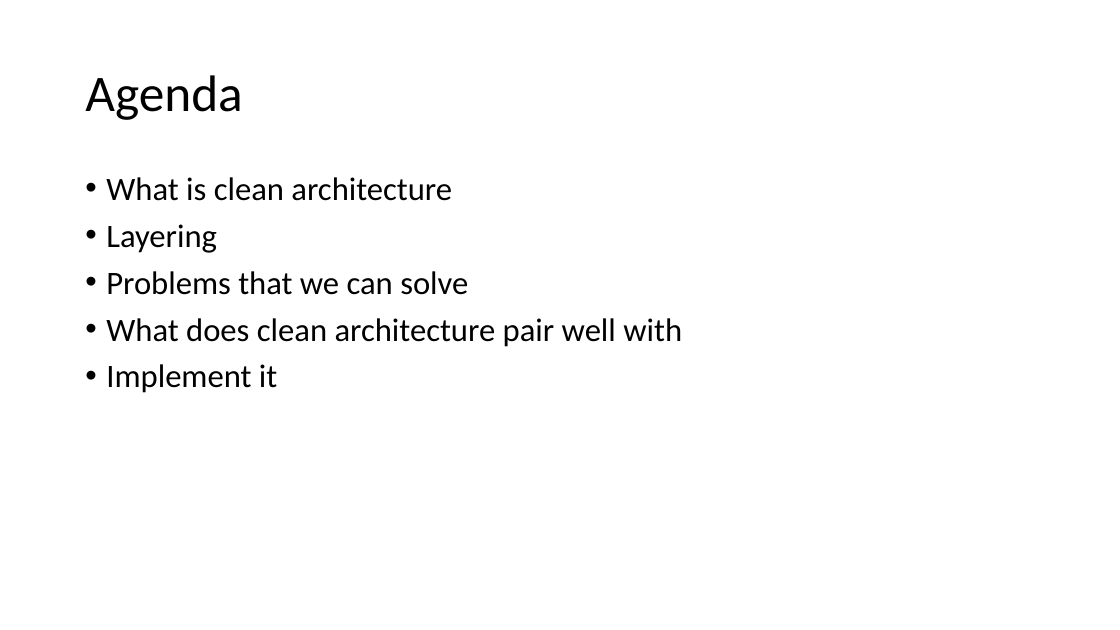
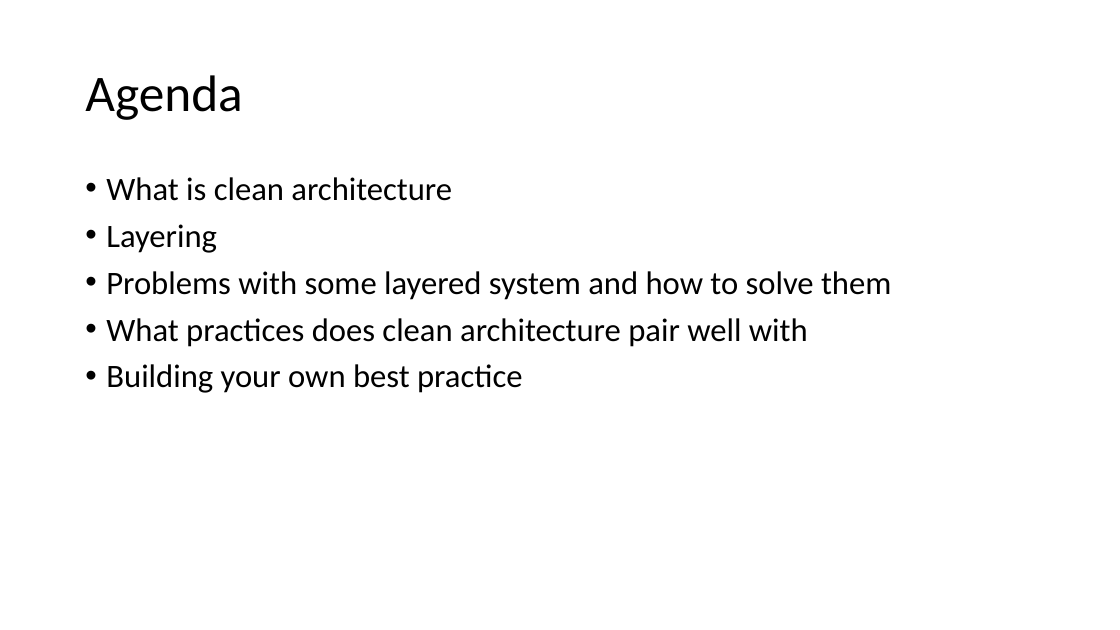
Before and after one commit to feanz/Presentations, a slide deck: slide 2 of Clean Architecture/Clean Architecture.pptx. Drawn at 1120x630 pixels with LibreOffice and Linux fonts; fonts in the diff are those of the drawing. Boxes give left, top, right and bottom in pixels: in the first picture for what was removed or moved away, otherwise in the second. Text is boxed around its words. In the diff, an @@ line names an element or a change of style, - is before the commit and + after.

Commit message:
Update to clean architecture

```diff
--- a/Clean Architecture/Clean Architecture.pptx
+++ b/Clean Architecture/Clean Architecture.pptx
@@ text at [106, 271, 891, 393]: text changed @@
-• Problems that we can solve
-• What does clean architecture pair well with
-• Implement it
+• Problems with some layered system and how to solve them
+• What practices does clean architecture pair well with
+• Building your own best practice
```
